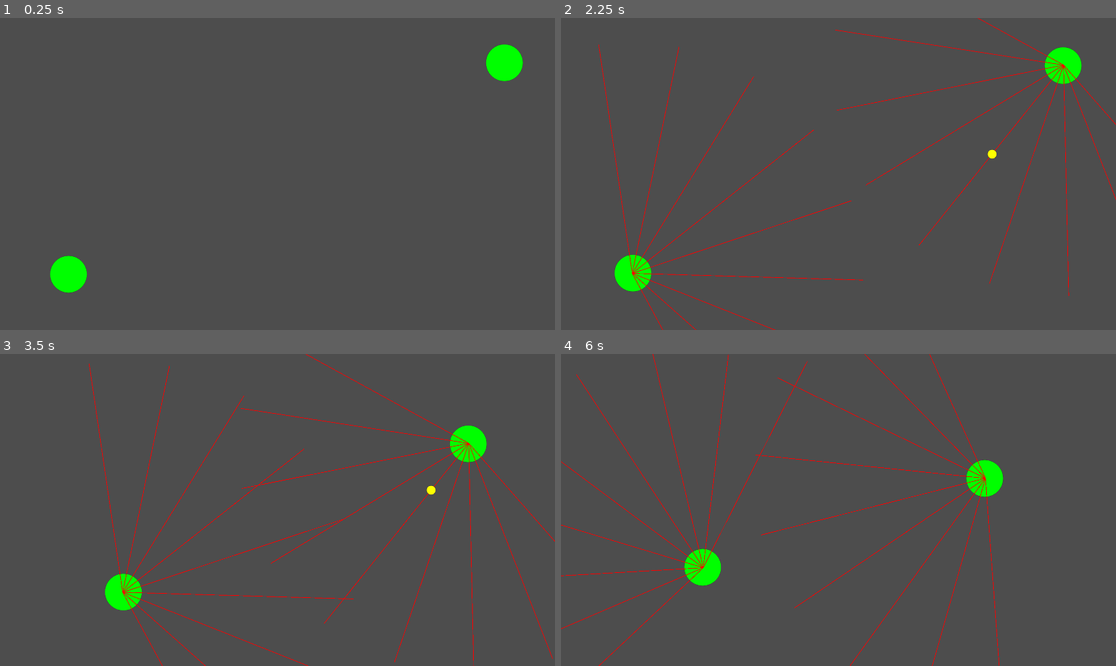
Above: before the commit, frames 1-4 (two rows, left to right).
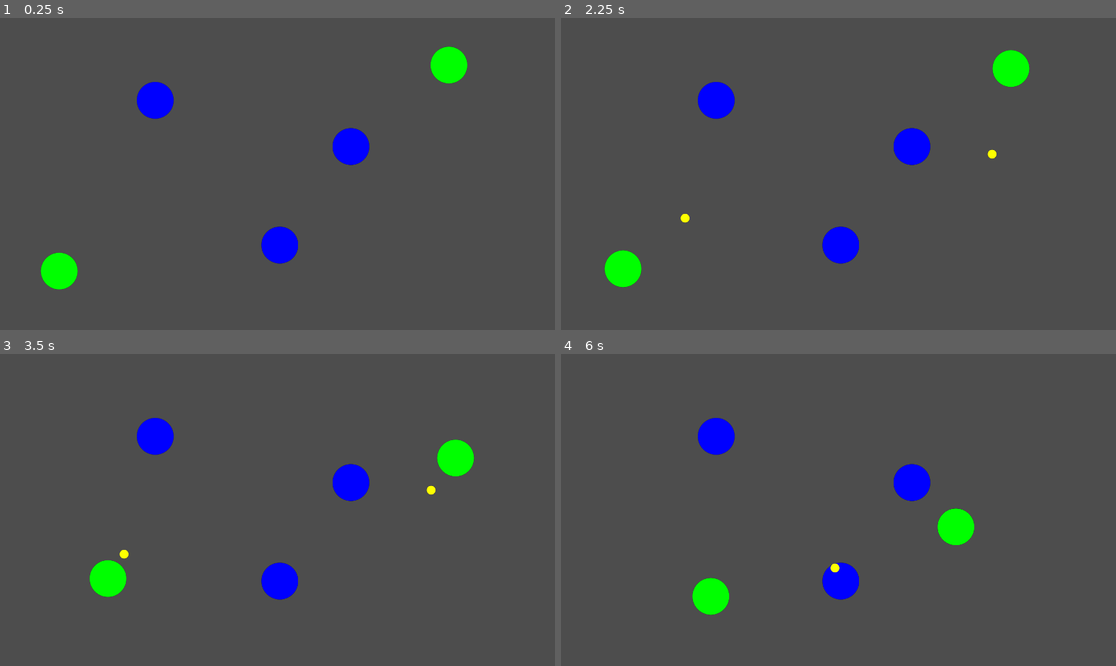
Above: after the commit, the same moments.

Repository: AntonPotapovDev/evolution-game
Game: Godot game, scene res://main.tscn
Two runs of this game, one before a commit and one after it. Both use one fixed random seed, a clock stepped at 60 frames per second and the inputs below.
Inputs:
- Up to frame 1 (0.25 s): no input
- Up to frame 2 (2.25 s): tap Enter at 0.5, 2 s; tap Space at 1.25 s
- Up to frame 3 (3.5 s): no input
- Up to frame 4 (6 s): no input

The runs differ from the first frame. In frame 1, 3.6% of the frame differs, in the area x 7-95%, y 8-89%; in frame 2, 5.2%; in frame 3, 5.2%; in frame 4, 5.8%, in the area x 0-80%, y 0-100%.

Commit message:
Add simple moving adviser

Diff:
--- /dev/null
+++ b/dummy_creature.tscn
@@ -0,0 +1,24 @@
+[gd_scene format=3 uid="uid://bnxbn30ept40p"]
+
+[sub_resource type="Gradient" id="Gradient_fd6ru"]
+offsets = PackedFloat32Array(0, 0.704, 0.716)
+colors = PackedColorArray(0, 0, 1, 1, 0, 0, 1, 1, 0, 0, 0, 0)
+
+[sub_resource type="GradientTexture2D" id="GradientTexture2D_bnn61"]
+gradient = SubResource("Gradient_fd6ru")
+width = 128
+height = 128
+fill = 1
+fill_from = Vector2(0.5, 0.5)
+
+[sub_resource type="CircleShape2D" id="CircleShape2D_4nk4n"]
+radius = 63.07139
+
+[node name="DummyCreature" type="Area2D" unique_id=950496937]
+collision_layer = 2
+
+[node name="Sprite2D" type="Sprite2D" parent="." unique_id=1303914802]
+texture = SubResource("GradientTexture2D_bnn61")
+
+[node name="CollisionShape2D" type="CollisionShape2D" parent="." unique_id=1057436103]
+shape = SubResource("CircleShape2D_4nk4n")
--- a/main.gd
+++ b/main.gd
@@ -36,4 +36,5 @@
 
 func _on_food_timer_timeout() -> void:
     _spawn_food()
+    _spawn_food()
     $FoodTimer.start()
--- a/main.tscn
+++ b/main.tscn
@@ -3,18 +3,28 @@
 [ext_resource type="Script" uid="uid://c6liunqprkle5" path="res://main.gd" id="1_0xm2m"]
 [ext_resource type="PackedScene" uid="uid://c71ebubvtykbs" path="res://creature.tscn" id="1_ig7tw"]
 [ext_resource type="PackedScene" uid="uid://b0giwxp8kbn33" path="res://food.tscn" id="2_h2yge"]
+[ext_resource type="PackedScene" uid="uid://bnxbn30ept40p" path="res://dummy_creature.tscn" id="4_1bvp3"]
 
 [node name="Main" type="Node2D" unique_id=1257805047]
 script = ExtResource("1_0xm2m")
 food_scene = ExtResource("2_h2yge")
 
-[node name="Creature" parent="." unique_id=950496937 instance=ExtResource("1_ig7tw")]
-position = Vector2(237, 887)
-
-[node name="Creature2" parent="." unique_id=1277494337 instance=ExtResource("1_ig7tw")]
-position = Vector2(1745, 155)
-
 [node name="FoodTimer" type="Timer" parent="." unique_id=1839282753]
 wait_time = 2.0
 
+[node name="DummyCreature" parent="." unique_id=2069073143 instance=ExtResource("4_1bvp3")]
+position = Vector2(537, 285)
+
+[node name="DummyCreature2" parent="." unique_id=723699508 instance=ExtResource("4_1bvp3")]
+position = Vector2(1214, 445)
+
+[node name="DummyCreature3" parent="." unique_id=1036516265 instance=ExtResource("4_1bvp3")]
+position = Vector2(968, 786)
+
+[node name="Creature" parent="." unique_id=950496937 instance=ExtResource("1_ig7tw")]
+position = Vector2(205, 876)
+
+[node name="Creature2" parent="." unique_id=1915270166 instance=ExtResource("1_ig7tw")]
+position = Vector2(1553, 163)
+
 [connection signal="timeout" from="FoodTimer" to="." method="_on_food_timer_timeout"]
--- a/moving_adviser.gd
+++ b/moving_adviser.gd
@@ -3,9 +3,10 @@
 
 #TODO: need refactoring
 
-const RAY_PAIRS_COUNT: int = 4
-const RAYS_HALF_SPREAD: float = 80.0
-const RAY_LENGTH: float = 800.0
+const FRONT_RAY_LENGTH: float = 600.0
+const MIDDLE_RAY_LENGTH: float = 600.0
+const SIDE_RAY_LENGTH: float = 300.0
+const MIDDLE_RAY_PAIRS_COUNT: int = 3
 
 
 @export var creature: Creature
@@ -15,68 +16,93 @@
 var _debug_info: Array[Dictionary]
 
 
-#func advised_direction(desired_pos: Vector2) -> Vector2:
-    #var space_state = get_world_2d().direct_space_state
-#
-    #var rays = _make_rays(desired_pos)
-#
-    #var weighted_sum = Vector2.ZERO
-#
-    #for ray in rays:
-        #var result = space_state.intersect_ray(ray["ray"])
-        #var penalty = _calculate_penalty(result)
-#
-        #var score = max(0.0, ray["interest"] - penalty)
-        #weighted_sum += score * ray["direction"]
-#
-    #if debug_mode:
-        #queue_redraw()
-#
-    #return weighted_sum.normalized()
+func advised_direction(desired_pos: Vector2) -> Vector2:
+    var orig_pos = creature.global_position
+    var main_dir = (desired_pos - orig_pos).normalized()
 
-
-func advised_direction(desired_pos: Vector2) -> Vector2:
-    var space_state = get_world_2d().direct_space_state
-
-    var rays = _make_rays(desired_pos)
-
-    var best_score = 0.0
-    var best_idx = 0
-
-    for i in range(rays.size()):
-        var ray = rays[i]
-        var result = space_state.intersect_ray(ray["ray"])
-        var penalty = _calculate_penalty(result)
-        var score = max(0.0, ray["interest"] - penalty)
-
-        if score > best_score:
-            best_score = score
-            best_idx = i
-
-    var weighted_sum = Vector2.ZERO
-
-    for i in range(rays.size()):
-        var ray = rays[i]
-        var result = space_state.intersect_ray(ray["ray"])
-        var penalty = _calculate_penalty(result)
-        var score = max(0.0, ray["interest"] - penalty)
-        if i == best_idx:
-            score *= 10.0
-        elif penalty == 0.0:
-            score *= 10.0
-
-        weighted_sum += score * ray["direction"]
+    var advise = main_dir
+    advise += _cast_front_and_middle_rays(orig_pos, main_dir, desired_pos)
+    advise += _cast_side_rays(orig_pos, main_dir)
 
     if debug_mode:
         queue_redraw()
 
-    return weighted_sum.normalized()
+    return advise.normalized()
 
 
-func _make_ray(orig_pos: Vector2, main_dir: Vector2, angle: float) -> Dictionary:
+func _cast_front_and_middle_rays(orig_pos: Vector2, main_dir: Vector2, desired_pos: Vector2) -> Vector2:
+    var space_state = get_world_2d().direct_space_state
+    var advise = Vector2.ZERO
+
+    var front_ray = _make_front_ray(orig_pos, main_dir)
+    var front_result = space_state.intersect_ray(front_ray["query"])
+
+    if front_result:
+        var hit_dist = orig_pos.distance_to(front_result["position"])
+        if hit_dist <= orig_pos.distance_to(desired_pos):
+            advise += _calculate_perp_avoidance(front_ray, orig_pos, front_result["position"])
+
+    for middle_ray in _make_middle_rays(orig_pos, main_dir):
+        var result = space_state.intersect_ray(middle_ray["query"])
+        if result:
+            advise += _calculate_perp_avoidance(middle_ray, orig_pos, result["position"])
+
+    return advise
+
+
+func _cast_side_rays(orig_pos: Vector2, main_dir: Vector2) -> Vector2:
+    var space_state = get_world_2d().direct_space_state
+    var advise = Vector2.ZERO
+
+    for side_ray in _make_side_rays(orig_pos, main_dir):
+        var result = space_state.intersect_ray(side_ray["query"])
+        if result:
+            var penalty = _calculate_penalty(orig_pos, result["position"], side_ray["length"])
+            advise += -penalty * side_ray["direction"]
+    return advise
+
+
+func _make_front_ray(orig_pos: Vector2, main_dir: Vector2) -> Dictionary:
+    return _make_ray(orig_pos, main_dir, 0, FRONT_RAY_LENGTH)
+
+
+func _make_middle_rays(orig_pos: Vector2, main_dir: Vector2) -> Array[Dictionary]:
+    var rays: Array[Dictionary] = []
+
+    var angle_step = 90.0 / (MIDDLE_RAY_PAIRS_COUNT + 1)
+    var curr_angle = 0.0
+    for _i in range(MIDDLE_RAY_PAIRS_COUNT):
+        curr_angle += angle_step
+        rays.append(_make_ray(orig_pos, main_dir, curr_angle, MIDDLE_RAY_LENGTH))
+        rays.append(_make_ray(orig_pos, main_dir, -curr_angle, MIDDLE_RAY_LENGTH))
+
+    return rays
+
+
+func _make_side_rays(orig_pos: Vector2, main_dir: Vector2) -> Array[Dictionary]:
+    return [
+        _make_ray(orig_pos, main_dir, 90, SIDE_RAY_LENGTH),
+        _make_ray(orig_pos, main_dir, -90, SIDE_RAY_LENGTH),
+    ]
+
+
+func _calculate_perp_avoidance(ray: Dictionary, orig_pos: Vector2, hit_pos: Vector2) -> Vector2:
+    var ray_dir = ray["direction"]
+    var perp = Vector2(-ray_dir.y, ray_dir.x)
+    var avoid_vec = -perp if ray["angle"] > 0 else perp
+
+    var penalty = _calculate_penalty(orig_pos, hit_pos, ray["length"])
+    return penalty * avoid_vec
+
+
+func _calculate_penalty(orig_pos: Vector2, hit_pos: Vector2, ray_length: float) -> float:
+    var distance = orig_pos.distance_to(hit_pos)
+    return 2 * (1.0 - pow(distance / ray_length, 4))
+
+func _make_ray(orig_pos: Vector2, main_dir: Vector2, angle: float, length: float) -> Dictionary:
     var angle_rad = deg_to_rad(angle)
     var ray_dir = main_dir.rotated(angle_rad)
-    var ray_vector = ray_dir * RAY_LENGTH
+    var ray_vector = ray_dir * length
     var ray_query = PhysicsRayQueryParameters2D.create(orig_pos, orig_pos + ray_vector)
     ray_query.collide_with_areas = true
     ray_query.collide_with_bodies = false
@@ -86,43 +112,15 @@
     if debug_mode:
         _debug_info.append({
             "from": ray_query.from,
-            "to": ray_query.to,
-            "is_dir": false
+            "to": ray_query.to
         })
 
-    var interest = 1.0
-    #var interest = cos(angle_rad)
-    #var interest = max(0.0, 1.0 - abs(angle) / RAYS_HALF_SPREAD)
-
     return {
-        "ray": ray_query,
+        "query": ray_query,
         "direction": ray_dir,
-        "interest": interest,
+        "angle": angle,
+        "length": length
     }
-
-
-func _make_rays(desired_pos: Vector2) -> Array[Dictionary]:
-    var orig_pos = creature.global_position
-    var main_dir = (desired_pos - orig_pos).normalized()
-
-    var rays: Array[Dictionary] = [ _make_ray(orig_pos, main_dir, 0) ]
-
-    var angle_step = RAYS_HALF_SPREAD / RAY_PAIRS_COUNT
-    var curr_angle = 0.0
-    for _i in range(RAY_PAIRS_COUNT):
-        curr_angle += angle_step
-        rays.append(_make_ray(orig_pos, main_dir, curr_angle))
-        rays.append(_make_ray(orig_pos, main_dir, -curr_angle))
-
-    return rays
-
-
-func _calculate_penalty(ray_intersect_result: Dictionary) -> float:
-    if not ray_intersect_result:
-        return 0.0
-
-    var distance = creature.global_position.distance_to(ray_intersect_result["position"])
-    return 1.0 - distance / RAY_LENGTH
 
 
 func _draw() -> void:
--- a/moving_adviser.tscn
+++ b/moving_adviser.tscn
@@ -4,4 +4,3 @@
 
 [node name="MovingAdviser" type="Node2D" unique_id=1599735220]
 script = ExtResource("1_067fg")
-debug_mode = true
